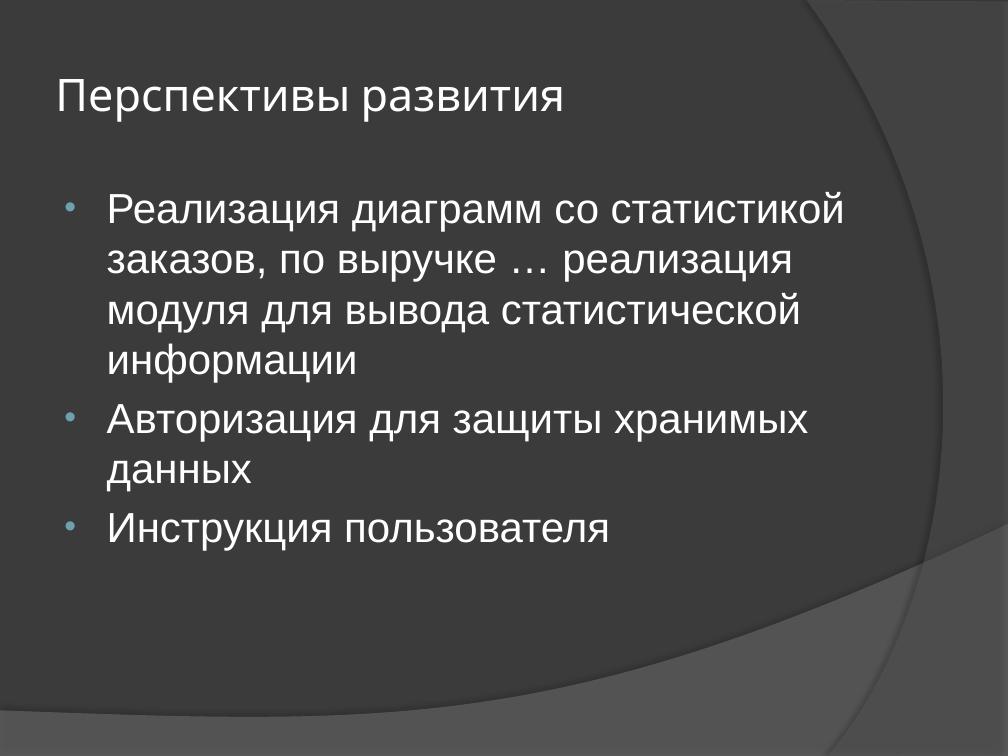
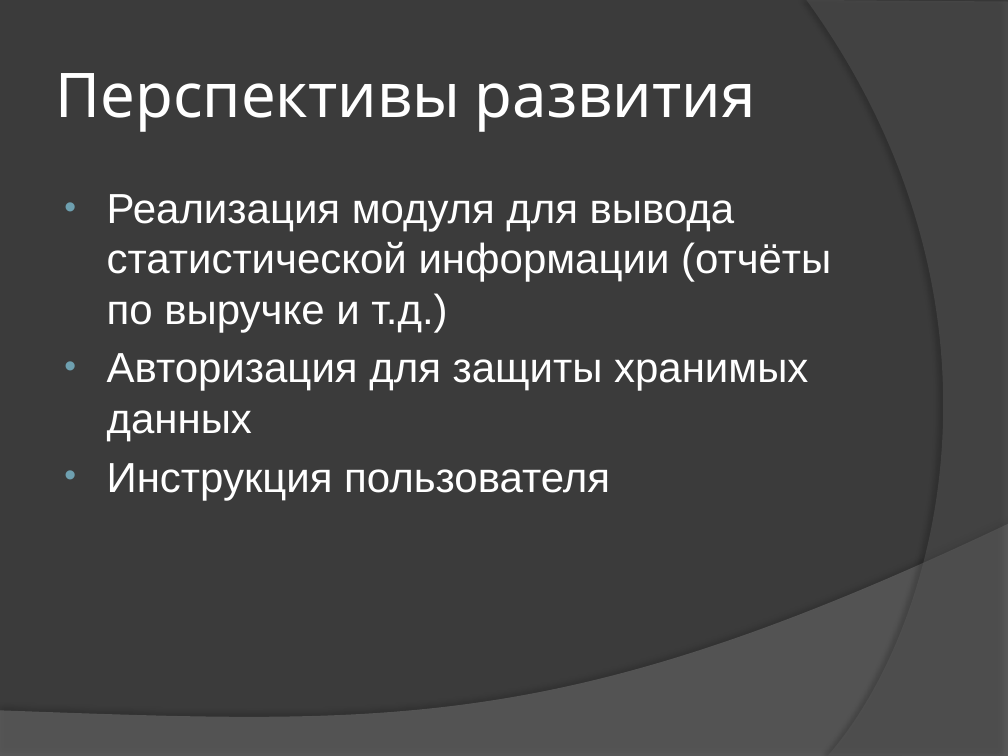
Before and after one commit to stden/diplomx, a slide deck: slide 14 of Подоплелов Андрей Владимирович/Презентация.pptx. Drawn at 1008x756 pixels with LibreOffice and Linux fonts; fonts in the diff are those of the drawing. Boxes give left, top, right and bottom in pixels: in the first picture for what was removed or moved away, otherwise in the second. Text is boxed around its words. In the diff, an @@ line names an element or a change of style, - is before the commit and + after.

```diff
--- a/Подоплелов Андрей Владимирович/Презентация.pptx
+++ b/Подоплелов Андрей Владимирович/Презентация.pptx
@@ title "Перспективы развития" at (x1=55, y1=73, x2=756, y2=132): size 32 to 44 pt @@
@@ text at (x1=107, y1=194, x2=831, y2=332): text changed @@
-• Реализация диаграмм со статистикой заказов, по выручке … реализация модуля для вывода статистической информации
+• Реализация модуля для вывода статистической информации (отчёты по выручке и т.д.)
```
Also in this commit, not shown: 3 other slides changed.
